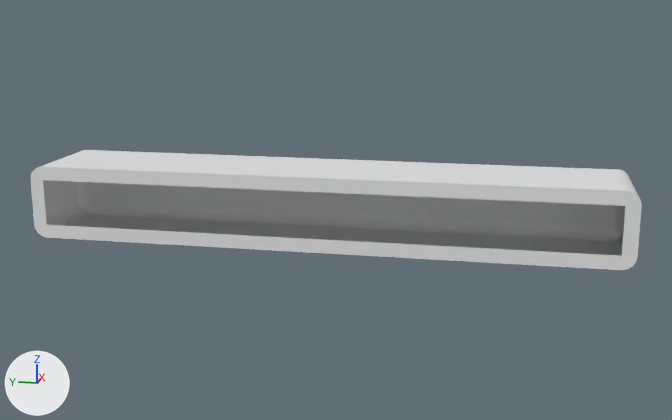
What one commit did to the glTF model public/models/shelfBLongModels/shelfBLongShelf.gltf.
Before and after are seen from a 50 mm lens placed at (-45.7, -10.1, 69.8), pointed at (3.0, -0.4, 57.6). Lighting does not change. The marker at lower left points along +X, +Y and +Z. Where no turn or scale is listed for an object, it has been applied to the vertices.

Names of what the first picture shows: 'shelfBLong'.
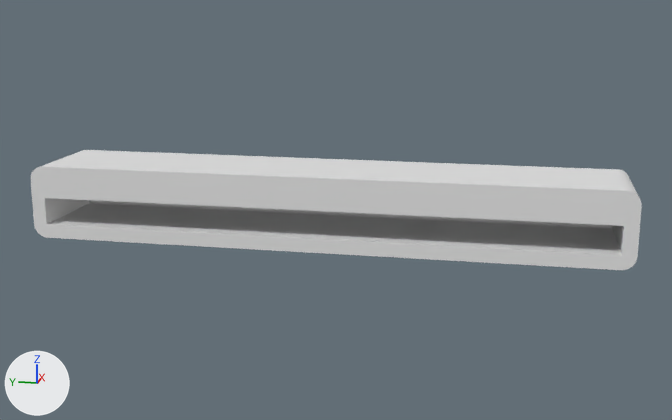
The newer file is also turned or shifted as a whole; pictures and numbers use the older file's frame.

Scene script edits in JSON lines:
```json
{"op": "add", "block": "me_id569", "code": ["me_id569 = bpy.data.meshes.new('ID569')", "me_id569.from_pydata([(-2.0, 15.2, -1.6), (3.3, -15.2, -1.6), (3.2, 15.2, -1.6), (-2.0, -15.2, -1.6), (-2.0, -15.2, -0.1), (3.3, -15.2, 0.9), (-1.2, -15.2, 0.7), (-1.2, -15.2, 0.9), (3.2, 15.2, 0.9), (-2.0, 15.2, -0.1), (-1.3, 15.2, 0.7), (-1.3, 15.2, 0.9), (-2.0, 15.2, 0.9), (-2.0, -15.2, 0.9)], [], [(0, 1, 2), (1, 0, 3), (4, 1, 3), (1, 4, 5), (5, 4, 6), (5, 6, 7), (1, 8, 2), (8, 1, 5), (8, 0, 2), (0, 8, 9), (9, 8, 10), (10, 8, 11), (6, 9, 10), (9, 6, 4), (7, 10, 11), (10, 7, 6), (7, 8, 5), (8, 7, 11), (4, 12, 9), (12, 4, 13)])", "me_id569.materials.append(mat_material)  # white #e7e7e7"]}
{"op": "add", "block": "ob_shelfblonginner", "code": ["ob_shelfblonginner = bpy.data.objects.new('shelfBLongInner', me_id569)", "ob_shelfblonginner.location = (2.0, 0.0, 58.35)"]}
```

Boxes [x1, y1, x2, y2] around the edits, measured in the pictures (672 x 420 px):
```json
{"object": "shelfBLongInner", "change": "added", "after": [43, 180, 625, 256]}
```
